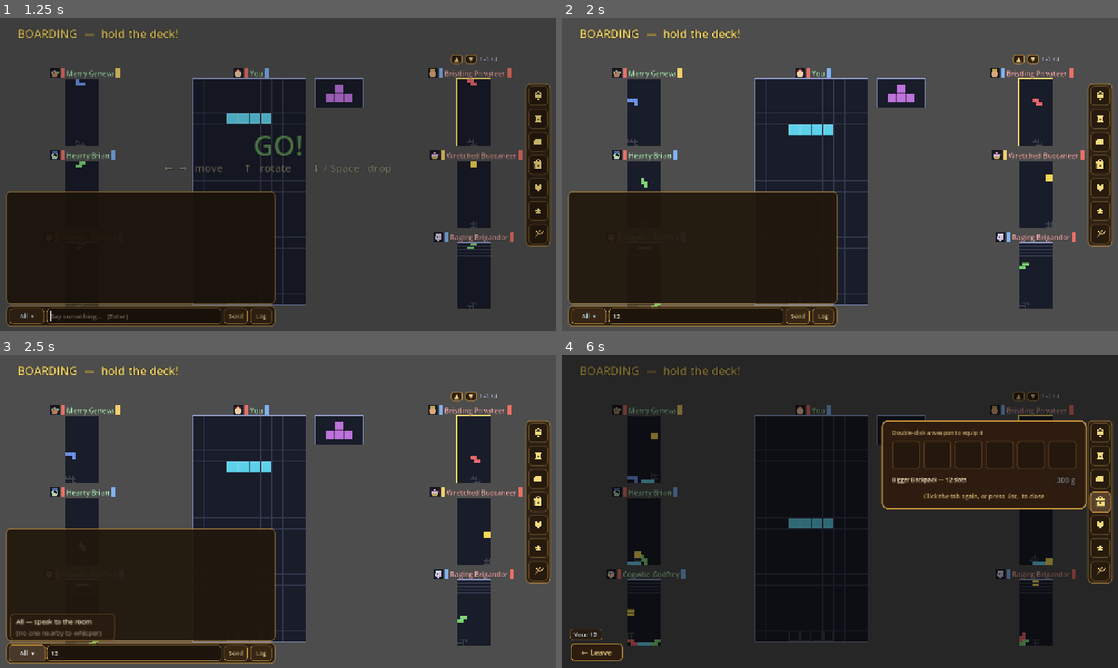
Above: before the commit, frames 1-4 (two rows, left to right).
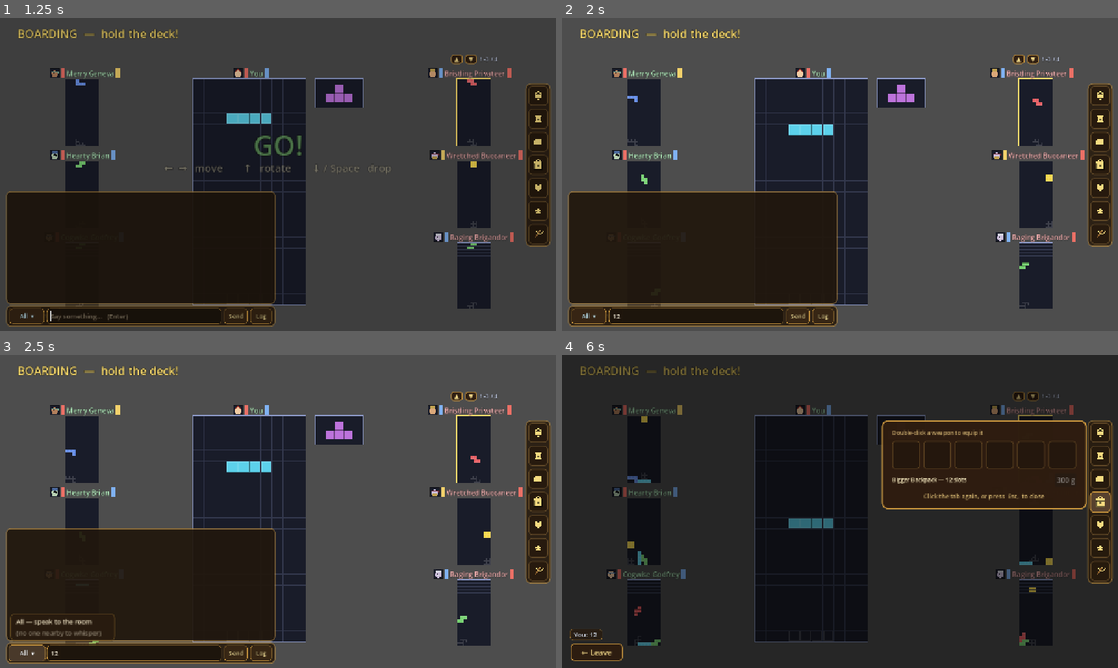
Above: after the commit, the same moments.

Repository: TairoyZone/shivaliva-shanty
Game: Godot game, scene res://puzzles/skirmish/skirmish_boarding.tscn
Same seed, same stepped clock (60 frames per second), same inputs: the game is played once before the commit and once after it. This scene is started directly instead of the project's main scene.
Inputs (mouse positions are in pixels of both pictures, inside the frame that each line leads up to):
- Up to frame 1 (1.25 s): tap Enter (ui_accept) at 0.5, 0.77, 1.07 s; move the mouse to (400, 158) at 0.52 s; hold D (move_right) from 0.53 s (still down); hold E (interact) from 0.53 s (still down); click (400, 158) at 0.67 s
- Up to frame 2 (2 s): release D (move_right) at 1.25 s; release E (interact) at 1.25 s; click (695, 315) at 1.27 s; type "12" at 1.35 s
- Up to frame 3 (2.5 s): click "All ▾" at 2 s
- Up to frame 4 (6 s): click "Send" at 2.75 s; click "0" at 3.5 s; click (1101, 455) at 4.27 s; click (1101, 480) at 5.02 s; click (1101, 502) at 5.77 s

Frame 1 is identical in both runs. In frame 2, less than 0.1% of the frame differs, in the area x 11-18%, y 24-93%; in frame 3, less than 0.1%; in frame 4, 0.3%, in the area x 11-87%, y 19-93%.

Commit message:
balance(skirmish): dedicated per-NPC skirmish_skill -- fists no longer derived from card wits
Troy: difficulty must match each NPC's assigned level. It was derived from search_depth (the gem-drop/poker WITS stat), so frail Godfrey (depth 4) out-fought Flint Kerr the bladesmith (depth 3). New NpcPersonality.skirmish_skill (0..1) drives duel + boarding AI accuracy/blunder/pace; the challenge picker sorts/tiers by it. Fiction-true ladder: Jade .15 < Mia .25 < Brian .35 < Geneva .40 < Godfrey .45 < Cinder Troy .60 < Jericho .70 < Kerr .80 < Ellison .90 (canon kept: Kerr has never beaten Ellison). Brigands stay random .30-.70.

Co-Authored-By: Claude Opus 4.8 (1M context) <noreply@anthropic.com>

Diff:
--- a/autoloads/boarding_melee.gd
+++ b/autoloads/boarding_melee.gd
@@ -220,7 +220,7 @@
 	elif profile != null:
 		c.cname = profile.npc_name
 		c.portrait = profile.portrait_color
-		c.skill = clampf(float(profile.search_depth - 1) / 4.0, 0.0, 1.0)
+		c.skill = clampf(profile.skirmish_skill, 0.0, 1.0)   # the dedicated fists stat, not card wits
 		c.aggr = clampf(profile.aggression, 0.0, 1.0)
 		var w : String = profile.skirmish_weapon
 		c.weapon = w if not w.is_empty() else "brawl"
--- a/components/npc/personality.gd
+++ b/components/npc/personality.gd
@@ -108,6 +108,10 @@
 ## At 0 the duel marker is omitted from the prompt entirely, so they cannot start a fight. See
 ## [NpcBrain._duel_clause]; the marker is stripped before display + filed as an Ayo! challenge.
 @export_range(0.0, 1.0) var duel_appetite : float = 0.12
+## SKIRMISH fighting skill (0..1) — drives the foe's placement accuracy, blunder rate and pace in a duel or
+## boarding. DECOUPLED from search_depth (card-game wits) so the fiction holds: the bladesmith out-fights the
+## tinker even though the tinker out-thinks him at gem-drop (Troy 2026-06-11).
+@export_range(0.0, 1.0) var skirmish_skill : float = 0.5
 ## ROMANCEABLE? 0.0 = not romanceable (the default — nobody is courtable until you deliberately raise this).
 ## Above 0 = single + open to a courtship, biasing how readily they warm to one in chat (the AI's [[SMITTEN]]
 ## nudge). See [NpcBrain._romance_block].
--- a/puzzles/skirmish/skirmish_boarding.gd
+++ b/puzzles/skirmish/skirmish_boarding.gd
@@ -581,6 +581,8 @@
 
 func _show_results(player_won: bool, is_new_best: bool) -> void:
 
+	if player_won:
+		Audio.play_sfx("chime")   # the boarding WIN beat ("ko" already covers fighters going down)
 	var layer : CanvasLayer = CanvasLayer.new()
 	layer.layer = 9
 	add_child(layer)
--- a/puzzles/skirmish/skirmish_challenge_modal.gd
+++ b/puzzles/skirmish/skirmish_challenge_modal.gd
@@ -64,38 +64,38 @@
 	list.add_theme_constant_override("separation", 8)
 	list.size_flags_horizontal = Control.SIZE_EXPAND_FILL
 	scroll.add_child(list)
-	# Easiest foes first (by their search_depth "wits"), so a new player
+	# Easiest foes first (by their FISTS skill — skirmish_skill, not card wits), so a new player
 	# naturally starts gentle. Each button is colour-coded by difficulty.
 	var cast : Array[NpcPersonality] = NpcRegistry.all().duplicate()
-	cast.sort_custom(func(a, b): return a.search_depth < b.search_depth)
+	cast.sort_custom(func(a, b): return a.skirmish_skill < b.skirmish_skill)
 	for profile in cast:
-		var diff : String = _difficulty_tier(profile.search_depth)
+		var diff : String = _difficulty_tier(profile.skirmish_skill)
 		var btn : Button = _make_walnut_button("%s   ·   %s" % [profile.npc_name, diff],
-			_difficulty_color(profile.search_depth))
+			_difficulty_color(profile.skirmish_skill))
 		btn.pressed.connect(_on_pick.bind(profile))
 		list.add_child(btn)
 
-	vbox.add_child(_make_caption("Tougher foes think harder. New to sparring? Spritely Mia is the gentlest start."))
+	vbox.add_child(_make_caption("Tougher foes fight sharper. New to sparring? Start near the top of the list."))
 	var back : Button = _make_walnut_button("Never mind", Color(0.95, 0.84, 0.56, 1.0))
 	back.pressed.connect(_on_cancel)
 	vbox.add_child(back)
 
 
-# Player-facing difficulty from the foe's search_depth "wits" (1..5).
-func _difficulty_tier(search_depth: int) -> String:
+# Player-facing difficulty from the foe's FISTS skill (skirmish_skill, 0..1).
+func _difficulty_tier(skill: float) -> String:
 
-	if search_depth <= 2:
+	if skill < 0.34:
 		return "Novice"
-	if search_depth == 3:
+	if skill < 0.62:
 		return "Regular"
 	return "Expert"
 
 
-func _difficulty_color(search_depth: int) -> Color:
+func _difficulty_color(skill: float) -> Color:
 
-	if search_depth <= 2:
+	if skill < 0.34:
 		return Color(0.55, 0.92, 0.55)   # green — gentle
-	if search_depth == 3:
+	if skill < 0.62:
 		return Color(0.95, 0.85, 0.40)   # gold — even
 	return Color(1.0, 0.62, 0.34)        # orange — tough
 
--- a/puzzles/skirmish/skirmish_duel.gd
+++ b/puzzles/skirmish/skirmish_duel.gd
@@ -256,6 +256,7 @@
 
 
 func _on_opponent_ko(_final_score: int) -> void:
+	Audio.play_sfx("chime")   # VICTORY beat — losing had "ko" but winning was mute (audio-gap audit)
 	get_tree().root.add_child(ScreenFlash.make(Color(1.0, 0.86, 0.42), 0.42))   # gold — you won (borrow #5)
 	_end_duel(true)
 
@@ -419,8 +420,8 @@
 		if not cast.is_empty():
 			_opponent_profile = cast[randi() % cast.size()]
 	if _opponent_profile != null:
-		# search_depth 1..5 → skill 0..1 (cast runs 2..4 = 0.25 / 0.5 / 0.75).
-		_opponent_skill = clampf(float(_opponent_profile.search_depth - 1) / 4.0, 0.0, 1.0)
+		# The dedicated fists stat — NOT search_depth (card wits), so the fiction holds (Kerr > Godfrey at steel).
+		_opponent_skill = clampf(_opponent_profile.skirmish_skill, 0.0, 1.0)
 		_opponent_aggression = clampf(_opponent_profile.aggression, 0.0, 1.0)
 		var w : String = _opponent_profile.skirmish_weapon
 		_opponent_weapon = w if not w.is_empty() else "brawl"
